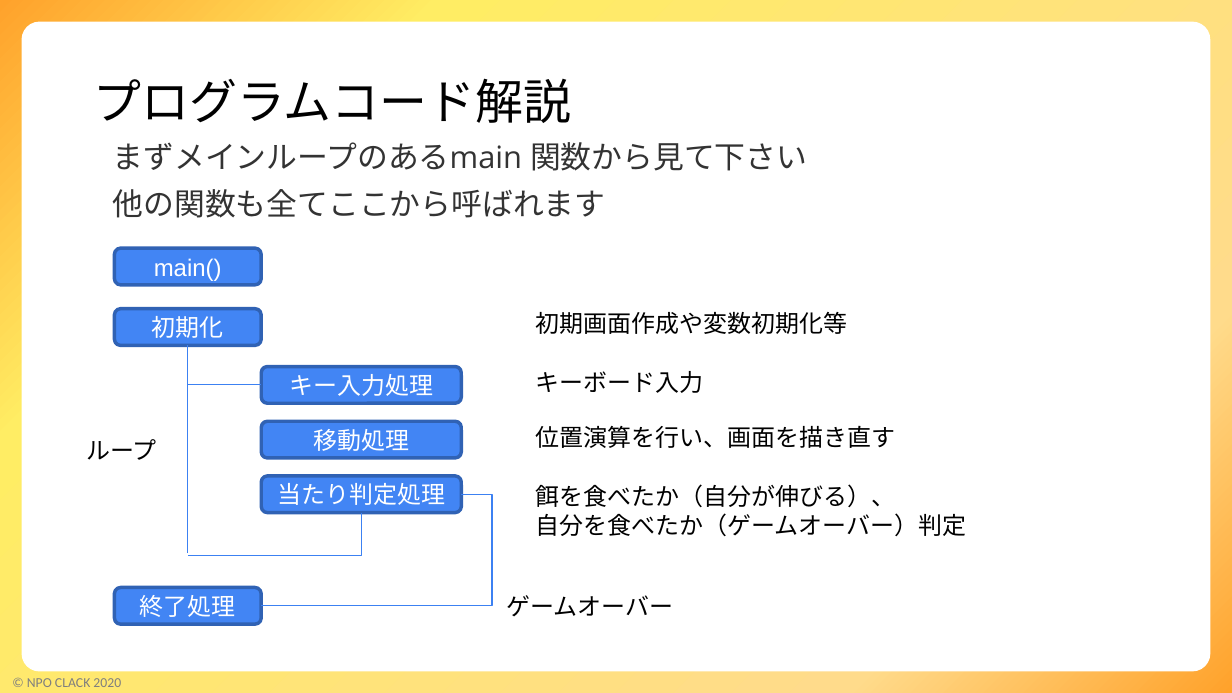
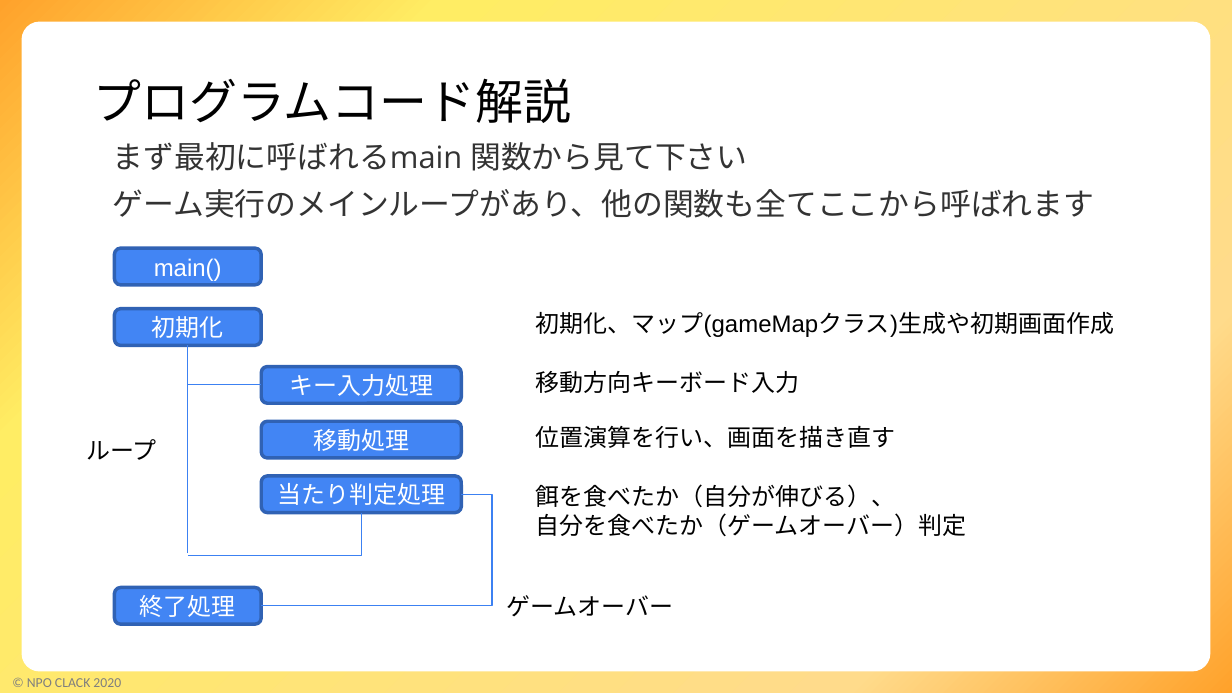
Before and after one commit to kinta2kunte/SnameGame, a slide deck: slide 5 of SnakeGame解説.pptx. Drawn at 1232x693 pixels with LibreOffice and Linux fonts; fonts in the diff are those of the drawing; background and template pictures are left out. Boxes give left, top, right and bottom in pixels: in the first picture for what was removed or moved away, otherwise in the second. Text is boxed around its words. In the diff, an @@ line names an element or a change of style, - is before the commit and + after.

```diff
--- a/SnakeGame解説.pptx
+++ b/SnakeGame解説.pptx
@@ text at (x1=113, y1=142, x2=1095, y2=218): text changed @@
-まずメインループのあるmain 関数から見て下さい
-他の関数も全てここから呼ばれます
+まず最初に呼ばれるmain 関数から見て下さい
+ゲーム実行のメインループがあり、他の関数も全てここから呼ばれます
@@ text at (x1=535, y1=312, x2=1114, y2=337): text changed @@
-初期画面作成や変数初期化等
+初期化、マップ(gameMapクラス)生成や初期画面作成
@@ text at (x1=535, y1=370, x2=799, y2=393): text changed @@
-キーボード入力
+移動方向キーボード入力
```
Also in this commit, not shown: 2 other slides changed, 2 slides added, 2 other files.
